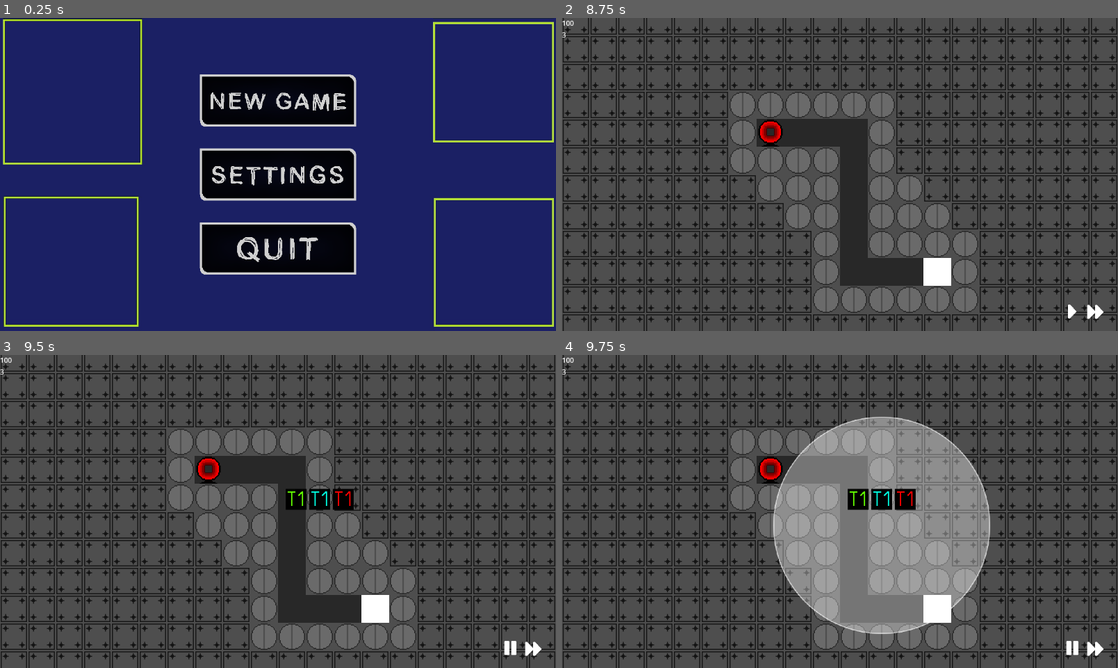
Above: before the commit, frames 1-4 (two rows, left to right).
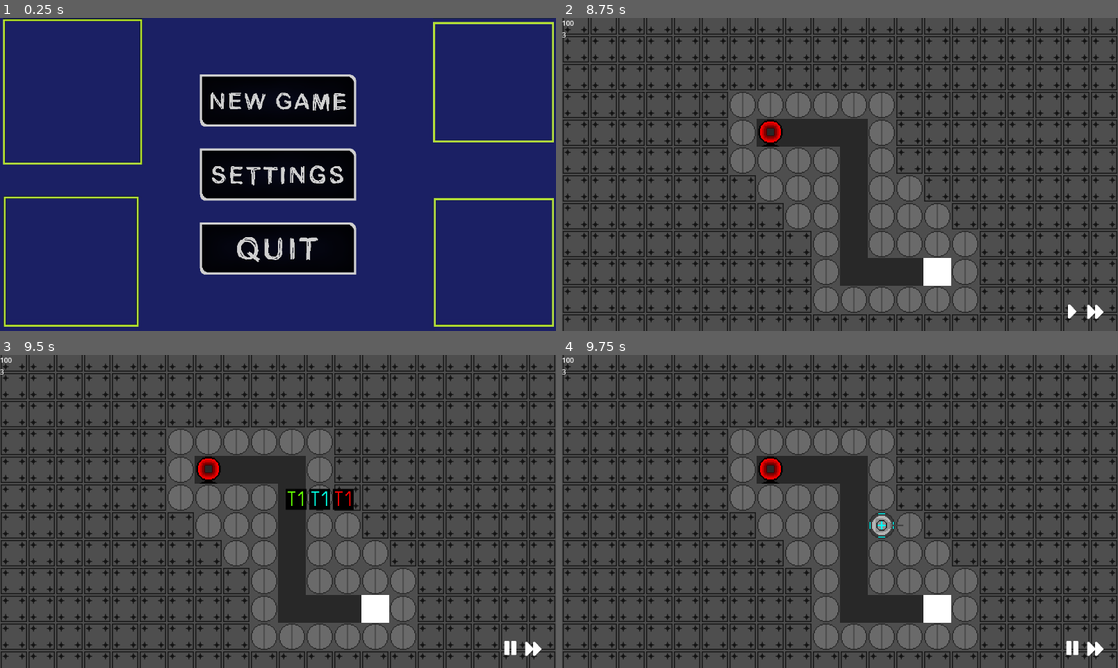
Above: after the commit, the same moments.

Repository: AdamBortt/2DTD
Game: Godot game, scene res://Scenes/scene_handler.tscn
Two runs of this game, one before a commit and one after it. Both use one fixed random seed, a clock stepped at 60 frames per second and the inputs below.
Inputs (mouse positions are in pixels of both pictures, inside the frame that each line leads up to):
- Up to frame 1 (0.25 s): no input
- Up to frame 2 (8.75 s): click (840, 99) at 0.5 s; click (1095, 312) at 1.25 s; click (1095, 312) at 2 s; click (1095, 312) at 2.75 s; click (1073, 312) at 3.5 s; move the mouse to (962, 158) at 4.27 s; click (962, 158) at 4.35 s; move the mouse to (728, 190) at 5.02 s; right-click (728, 190) at 5.1 s; move the mouse to (895, 105) at 5.77 s; click (895, 105) at 5.85 s; move the mouse to (812, 237) at 6.52 s; right-click (812, 237) at 6.6 s; move the mouse to (1006, 221) at 7.27 s; click (1006, 221) at 7.35 s; tap Enter at 8 s; move the mouse to (673, 127) at 8.02 s; right-click (673, 127) at 8.1 s
- Up to frame 3 (9.5 s): tap Space at 8.75 s; move the mouse to (305, 511) at 8.77 s; click (305, 511) at 8.85 s
- Up to frame 4 (9.75 s): click (878, 498) at 9.5 s

Frames 1-3 are identical in both runs. In frame 4, 21% of the frame differs, in the area x 38-77%, y 19-90%.
Error before the commit: Invalid access to property or key 'projectile_type' on a base object of type 'Dictionary'. (res://Scenes/game_scene.gd:62)

Commit message:
Handler Sniper shooting error

Diff:
--- a/Scenes/Turrets/all_turrets.gd
+++ b/Scenes/Turrets/all_turrets.gd
@@ -35,7 +35,7 @@
 	if category == "Projectile":
 		fire_gun(projectile_type)
 	elif category == "Laser":
-		pass
+		fire_laser(projectile_type)
 	await(get_tree().create_timer(GameData.tower_data[type]["rof"]).timeout)
 	turret_ready = true
 
@@ -48,6 +48,9 @@
 	new_bullet.turret_name = type
 	get_parent().add_child(new_bullet, true)
 
+func fire_laser(projectile_type):
+	enemy.on_hit(GameData.tower_data[type]["damage"])
+
 func _on_range_body_entered(body):
 	enemy_array.append(body.get_parent())
 	print(enemy_array)
--- a/Singletons/GameData.gd
+++ b/Singletons/GameData.gd
@@ -12,7 +12,8 @@
 		"damage": 100,
 		"rof": 4,
 		"range": 250,
-		"category": "Laser"}
+		"category": "Laser",
+		"projectile_type": "T1_laser"}
 }
 
 var enemy_data = {
